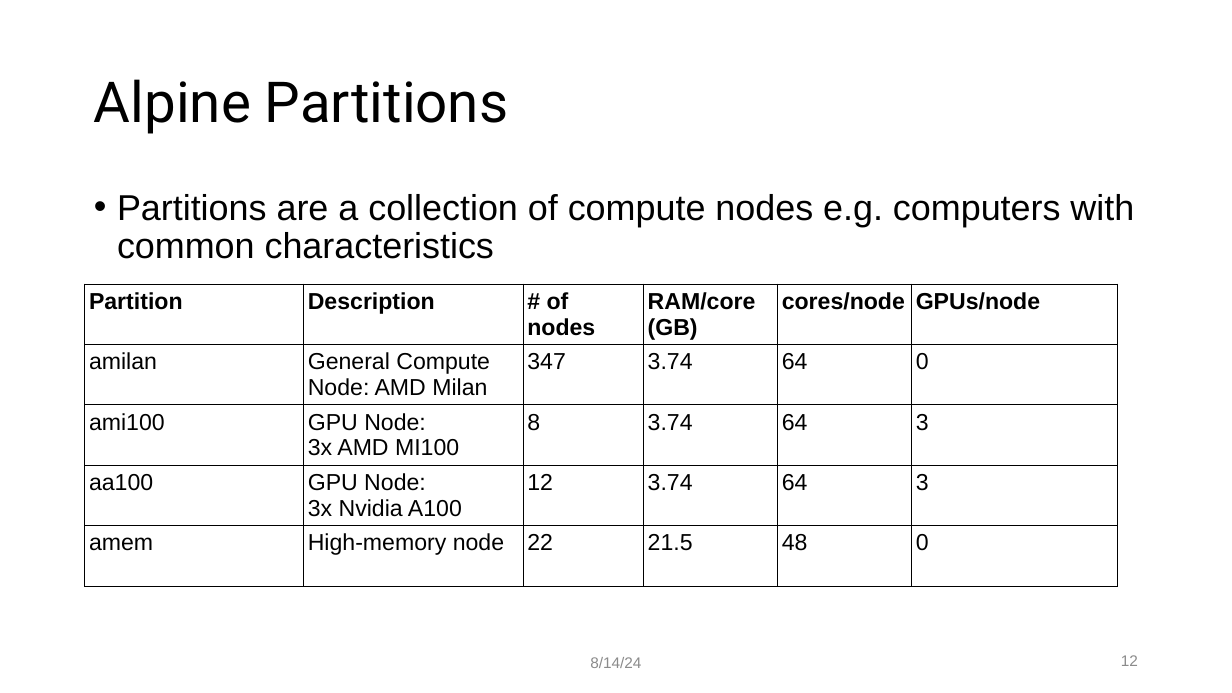
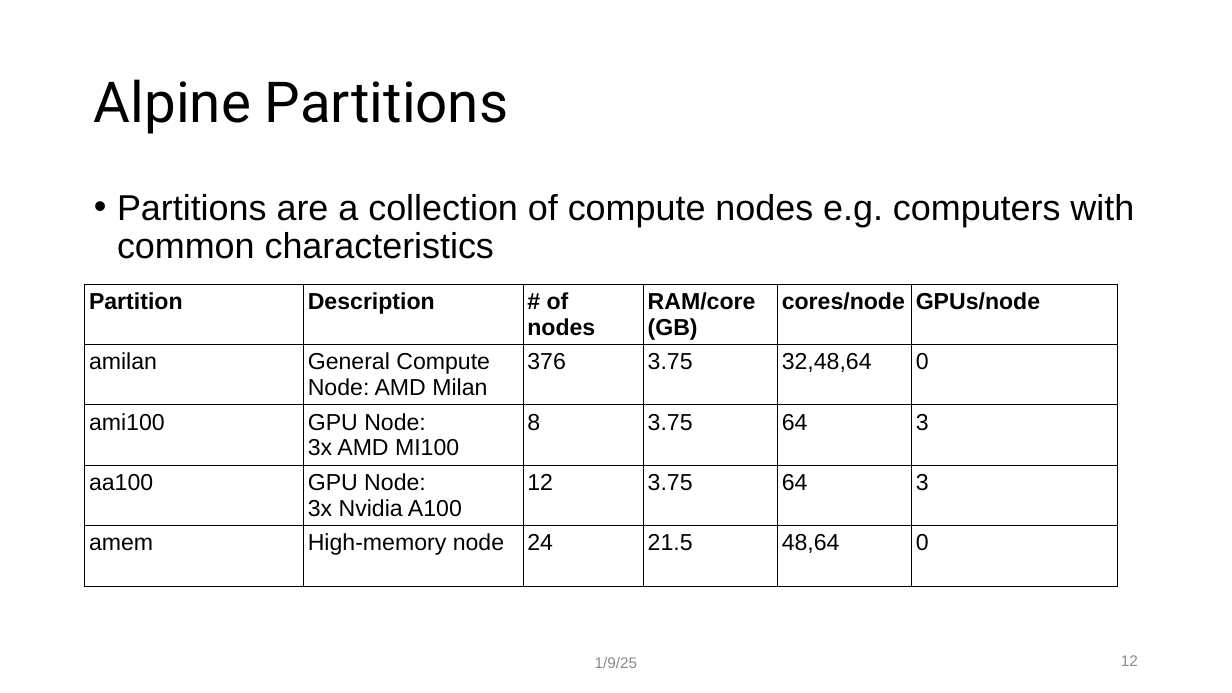
Before and after one commit to mohalkh5/hpc_fundamentals_micro_credential, a slide deck: slide 12 of scheduling_jobs/scheduling_jobs.pptx. Drawn at 1232x693 pixels with LibreOffice and Linux fonts; fonts in the diff are those of the drawing; background and template pictures are left out. Boxes give left, top, right and bottom in pixels: in the first picture for what was removed or moved away, otherwise in the second. Text is boxed around its words. In the diff, an @@ line names an element or a change of style, - is before the commit and + after.

```diff
--- a/scheduling_jobs/scheduling_jobs.pptx
+++ b/scheduling_jobs/scheduling_jobs.pptx
@@ table at [85, 284, 1118, 604] @@
-row 2: amilan | General Compute Node: AMD Milan | 347 | 3.74 | 64 | 0
+row 2: amilan | General Compute Node: AMD Milan | 376 | 3.75 | 32,48,64 | 0
-row 3, column 4: 3.74
+row 3, column 4: 3.75
-row 4, column 4: 3.74
+row 4, column 4: 3.75
-row 5, column 3: 22
+row 5, column 3: 24
-row 5, column 5: 48
+row 5, column 5: 48,64
@@ text at [595, 657, 638, 668]: text changed @@
-8/14/24
+1/9/25
```
Also in this commit, not shown: 25 other slides changed, 2 slides added, 1 other file.
